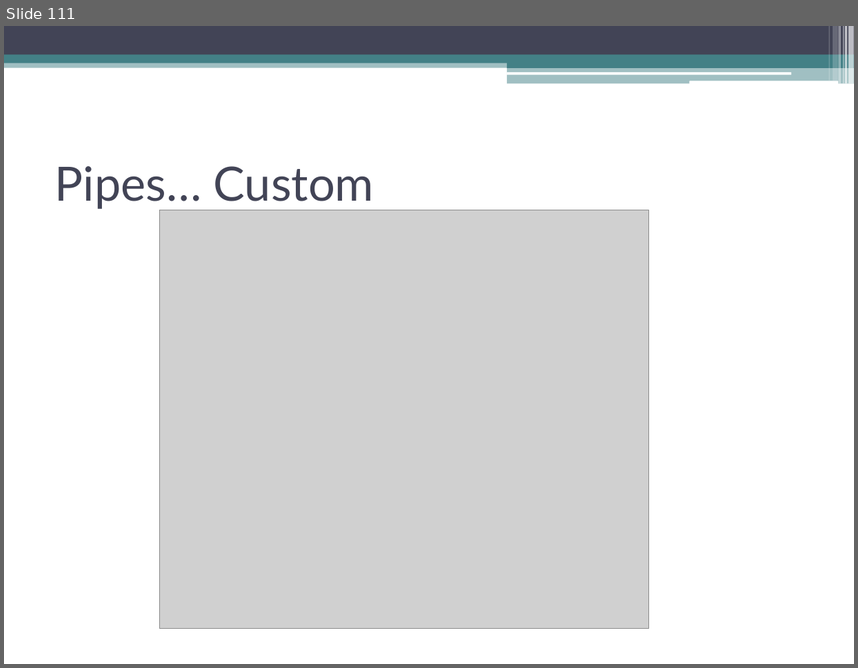
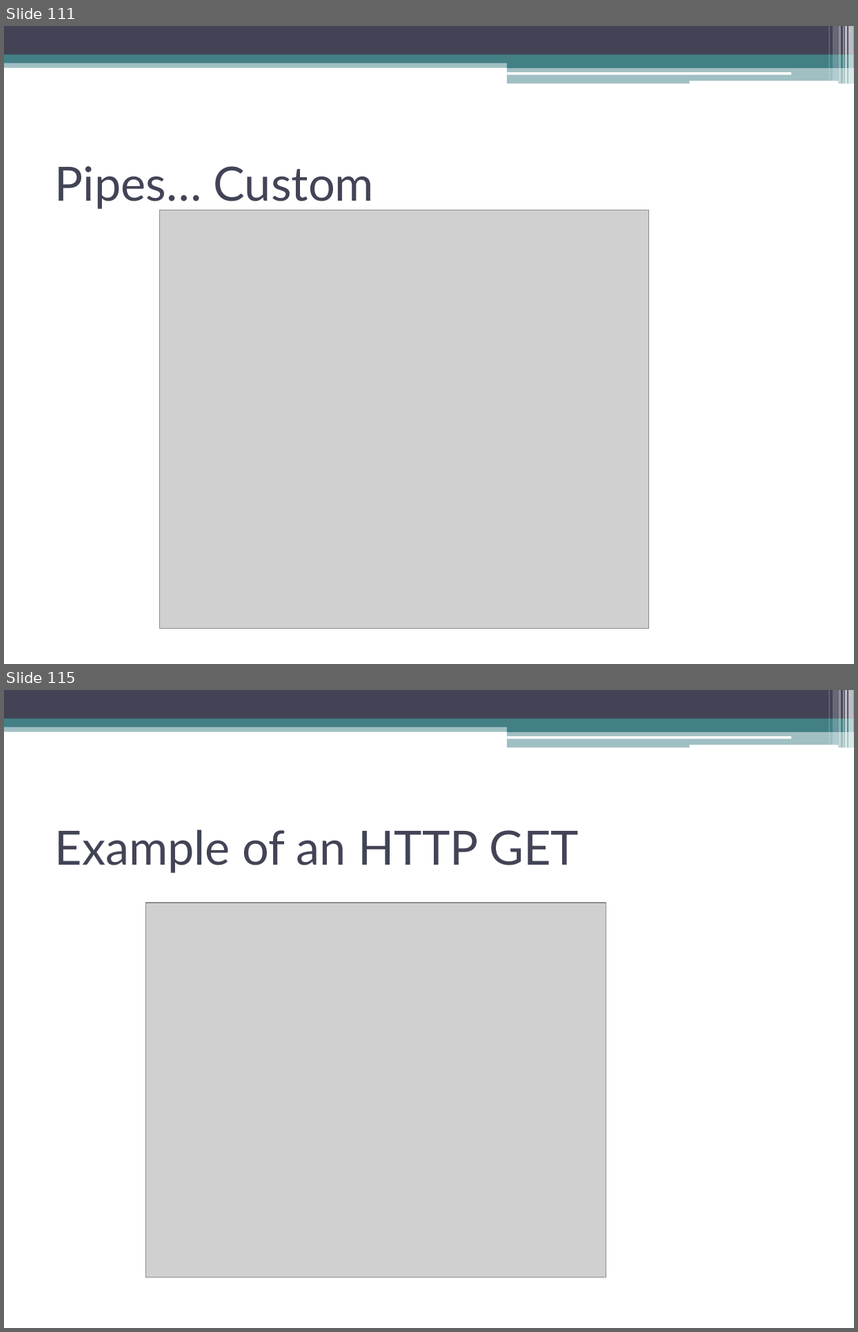
Before and after one commit to akjkhatri/mean_stack, a slide deck: MEAN Stack Workshop.pptx. Shown one above the other, each under a label of ours: slide 111 before the commit, slides 111 and 115 after it; the slides between them are not shown. The pictures are 858x668 and 858x1332 pixels, drawn with LibreOffice and Linux fonts; fonts in the diff are those of the drawing; grey boxes stand for pictures. Boxes give left, top, right and bottom in pixels: in the first picture for what was removed or moved away, otherwise in the second. Text is boxed around its words. In the diff, an @@ line names an element or a change of style, - is before the commit and + after.

```diff
--- a/MEAN Stack Workshop.pptx
+++ b/MEAN Stack Workshop.pptx
@@ slide 115 added at bbox=[4, 690, 854, 1328], background #FFFFFF; not listed: 13 template elements that a slide beside it also shows @@
@@ title added at bbox=[55, 829, 579, 873], 40 pt, text #424456 @@
+Example of an HTTP GET
@@ picture added at bbox=[146, 903, 606, 1276] @@
```
Also in this commit, not shown: 1 slide changed, 15 other slides added.
